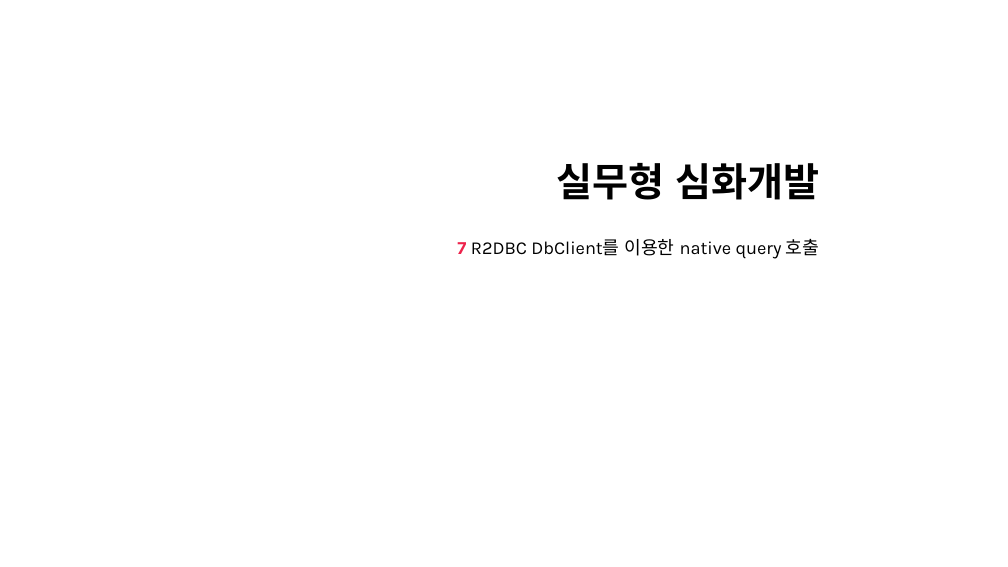
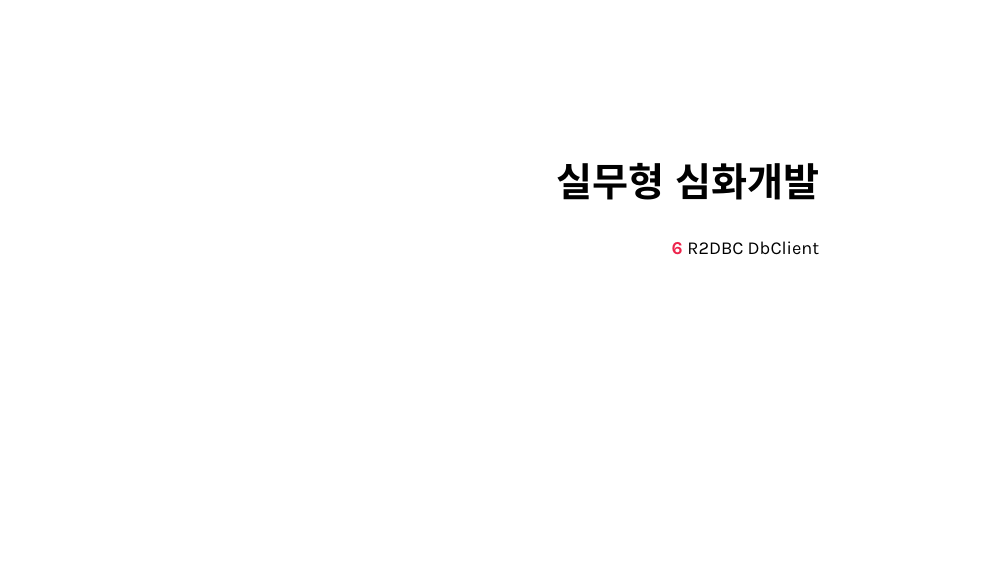
Before and after one commit to nayasis/fastcampus-hyper-webflux, a slide deck: slide 12 of 99.ppt/[Ch4-6. 실무형 심화개발.pptx (slide 7 before the commit). Drawn at 1008x567 pixels with LibreOffice and Linux fonts; fonts in the diff are those of the drawing; background and template pictures are left out. Boxes give left, top, right and bottom in pixels: in the first picture for what was removed or moved away, otherwise in the second. Text is boxed around its words. In the diff, an @@ line names an element or a change of style, - is before the commit and + after.

```diff
--- a/99.ppt/[Ch4-6. 실무형 심화개발.pptx
+++ b/99.ppt/[Ch4-6. 실무형 심화개발.pptx
@@ subtitle at <box>672,241,820,255</box>: text changed @@
-7 R2DBC DbClient를 이용한 native query 호출
+6 R2DBC DbClient
```
Also in this commit, not shown: 7 other slides changed, 13 slides added, 1 slide removed, 1 other file.
